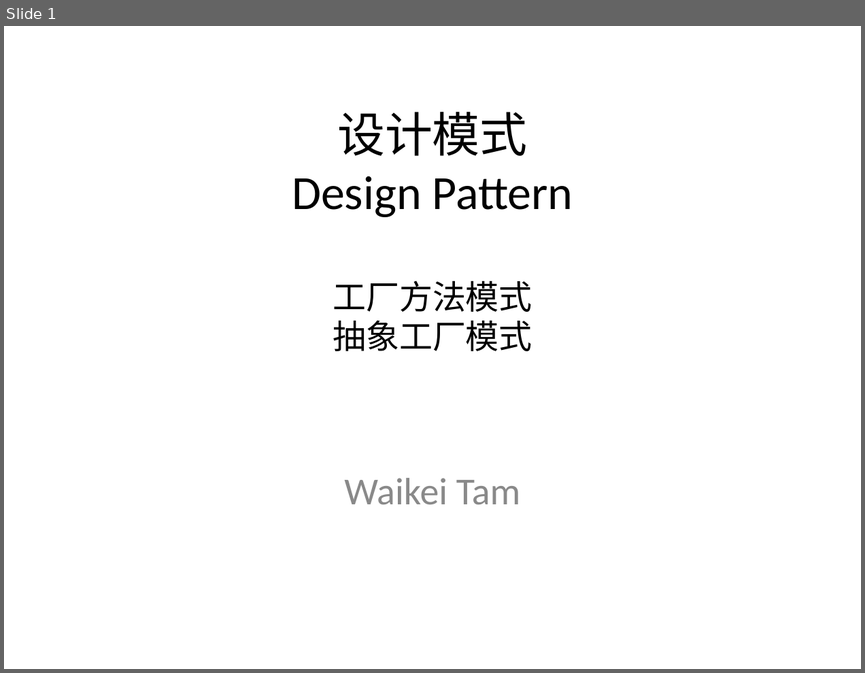
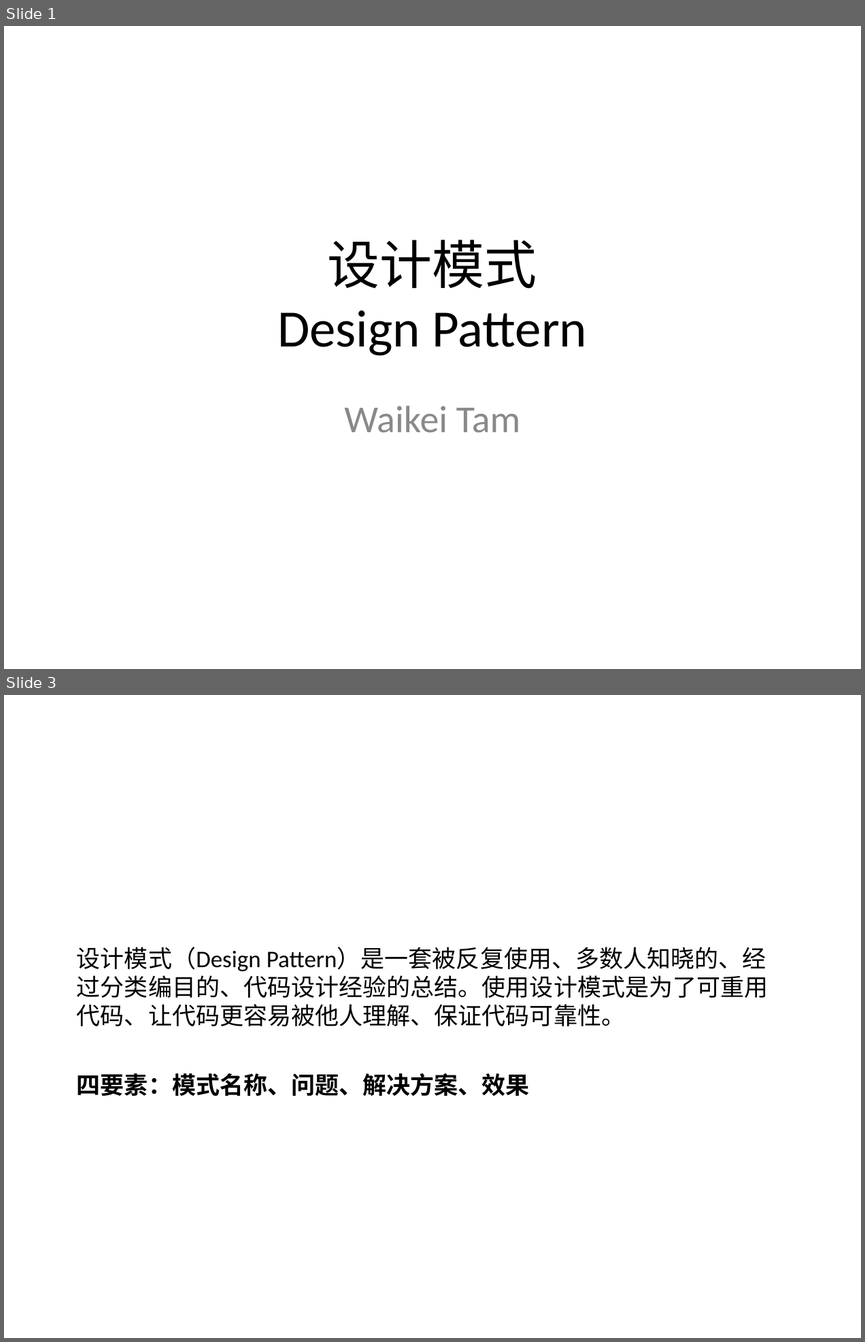
Before and after one commit to PlumpMath/DesignPattern-108, a slide deck: doc/Design Pattern.ppt. Shown one above the other, each under a label of ours: slide 1 before the commit, slides 1 and 3 after it; the slides between them are not shown. The pictures are 865x673 and 865x1342 pixels, drawn with LibreOffice and Linux fonts; fonts in the diff are those of the drawing. Boxes give left, top, right and bottom in pixels: in the first picture for what was removed or moved away, otherwise in the second. Text is boxed around its words. In the diff, an @@ line names an element or a change of style, - is before the commit and + after.

```diff
--- a/doc/Design Pattern.ppt
+++ b/doc/Design Pattern.ppt
@@ slide 3 added at (x1=4, y1=695, x2=861, y2=1338), background #FFFFFF @@
@@ text added at (x1=77, y1=947, x2=768, y2=1096), 20 pt, text #000000 @@
+设计模式（Design Pattern）是一套被反复使用、多数人知晓的、经过分类编目的、代码设计经验的总结。使用设计模式是为了可重用代码、让代码更容易被他人理解、保证代码可靠性。
+四要素：模式名称、问题、解决方案、效果
@@ slide 1 changed as well @@
@@ title at (x1=277, y1=240, x2=587, y2=356): text changed; size 40 to 44 pt @@
-设计模式
-Design Pattern
-工厂方法模式
-抽象工厂模式
+设计模式
+Design Pattern
@@ subtitle "Waikei Tam" moved from (x1=344, y1=478, x2=520, y2=505) to (x1=344, y1=405, x2=520, y2=433) @@
```
Also in this commit, not shown: 3 other slides changed, 15 other slides added, 2 slides removed.
